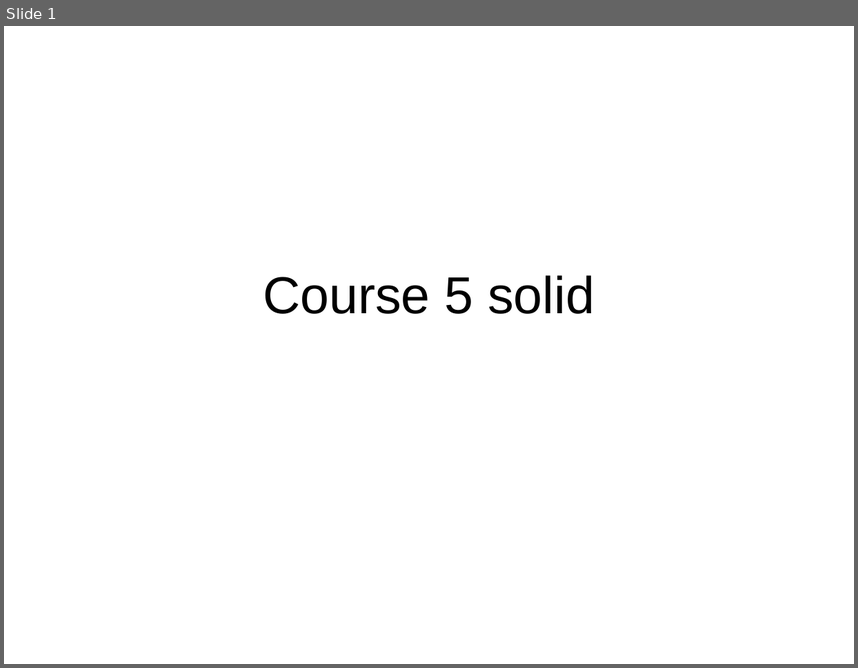
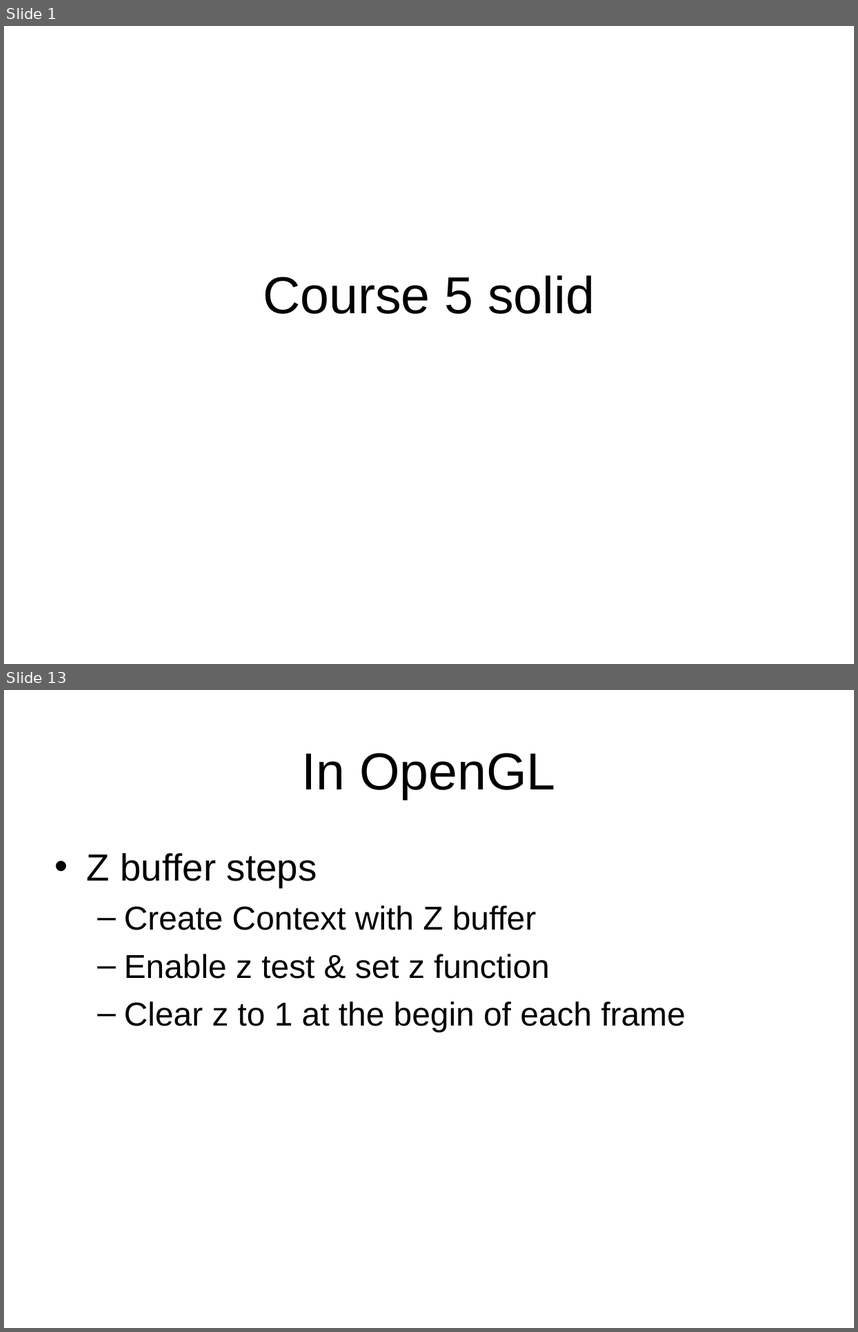
Before and after one commit to ianslayer/gpu_course, a slide deck: course5/course5.ppt. Shown one above the other, each under a label of ours: slide 1 before the commit, slides 1 and 13 after it; the slides between them are not shown. The pictures are 858x668 and 858x1332 pixels, drawn with LibreOffice and Linux fonts; fonts in the diff are those of the drawing. Boxes give left, top, right and bottom in pixels: in the first picture for what was removed or moved away, otherwise in the second. Text is boxed around its words. In the diff, an @@ line names an element or a change of style, - is before the commit and + after.

```diff
--- a/course5/course5.ppt
+++ b/course5/course5.ppt
@@ slide 13 added at [4, 690, 854, 1328], background #FFFFFF @@
@@ title added at [302, 753, 555, 799], 44 pt, text #000000 @@
+In OpenGL
@@ text added at [87, 853, 685, 1032], 28 pt, text #000000 @@
+• Z buffer steps
+  – Create Context with Z buffer
+  – Enable z test & set z function
+  – Clear z to 1 at the begin of each frame
```
Also in this commit, not shown: 20 other slides added, 7 slides removed, 31 other files.
